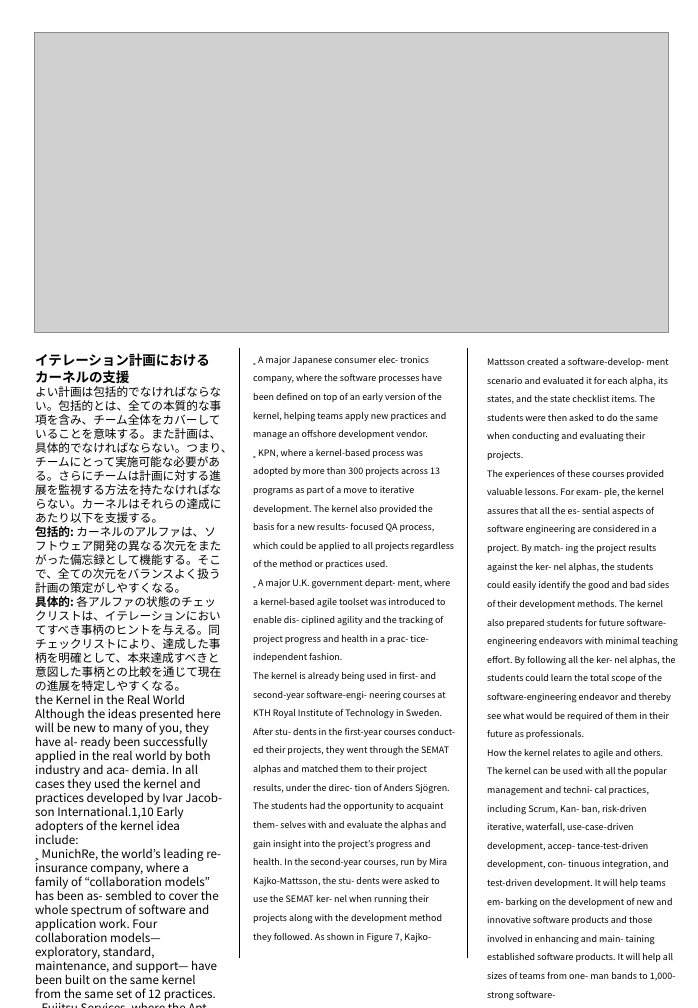
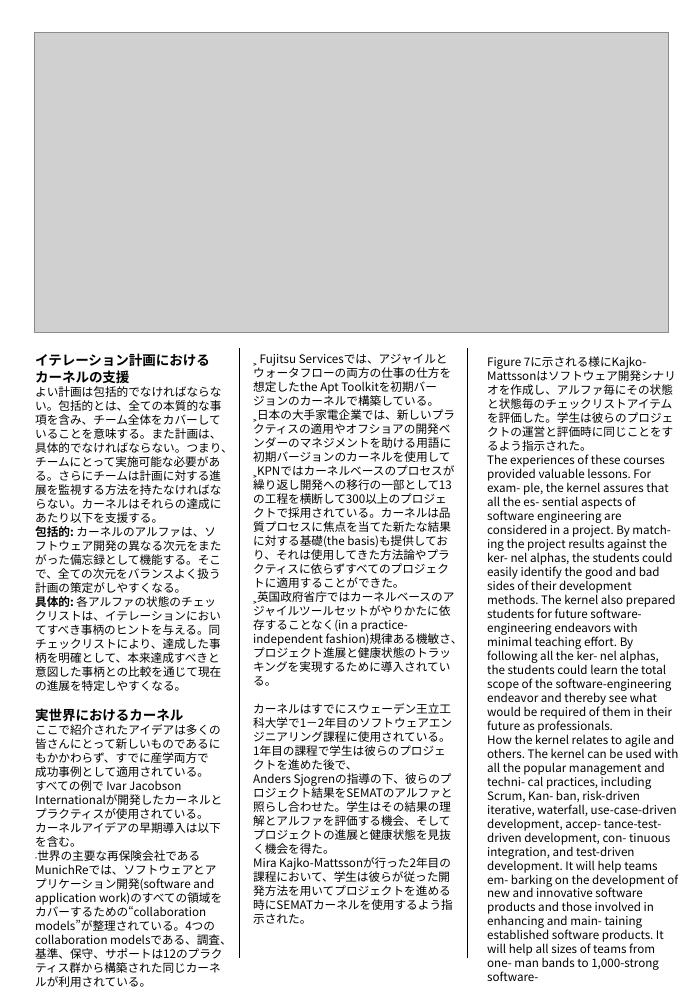
Before and after one commit to kawaguti/semat-j, a slide deck: slide 7 of p42-jacobson_ja/p42-jacobson_ja.pptx. Drawn at 698x1008 pixels with LibreOffice and Linux fonts; fonts in the diff are those of the drawing; grey boxes stand for pictures. Boxes give left, top, right and bottom in pixels: in the first picture for what was removed or moved away, otherwise in the second. Text is boxed around its words. In the diff, an @@ line names an element or a change of style, - is before the commit and + after.

```diff
--- a/p42-jacobson_ja/p42-jacobson_ja.pptx
+++ b/p42-jacobson_ja/p42-jacobson_ja.pptx
@@ text at [253,354,463,924]: text changed; size 12 to 9 pt @@
-˲ A major Japanese consumer elec- tronics company, where the software processes have been defined on top of an early version of the kernel, helping teams apply new practices and manage an offshore development vendor.
-˲ KPN, where a kernel-based process was adopted by more than 300 projects across 13 programs as part of a move to iterative development. The kernel also provided the basis for a new results- focused QA process, which could be applied to all projects regardless of the method or practices used.
-˲ A major U.K. government depart- ment, where a kernel-based agile toolset was introduced to enable dis- ciplined agility and the tracking of project progress and health in a prac- tice-independent fashion.
-The kernel is already being used in first- and second-year software-engi- neering courses at KTH Royal Institute of Technology in Sweden. After stu- dents in the first-year courses conduct- ed their projects, they went through the SEMAT alphas and matched them to their project results, under the direc- tion of Anders Sjögren. The students had the opportunity to acquaint them- selves with and evaluate the alphas and gain insight into the project’s progress and health. In the second-year courses, run by Mira Kajko-Mattsson, the stu- dents were asked to use the SEMAT ker- nel when running their projects along with the development method they followed. As shown in Figure 7, Kajko-
+˲ Fujitsu Servicesでは、アジャイルとウォータフローの両方の仕事の仕方を想定したthe Apt Toolkitを初期バージョンのカーネルで構築している。
+˲日本の大手家電企業では、新しいプラクティスの適用やオフショアの開発ベンダーのマネジメントを助ける用語に初期バージョンのカーネルを使用して
+˲KPNではカーネルベースのプロセスが繰り返し開発への移行の一部として13の工程を横断して300以上のプロジェクトで採用されている。カーネルは品質プロセスに焦点を当てた新たな結果に対する基礎(the basis)も提供しており、それは使用してきた方法論やプラクティスに依らずすべてのプロジェクトに適用することができた。
+˲英国政府省庁ではカーネルベースのアジャイルツールセットがやりかたに依存することなく(in a practice-independent fashion)規律ある機敏さ、プロジェクト進展と健康状態のトラッキングを実現するために導入されている。
+カーネルはすでにスウェーデン王立工科大学で1－2年目のソフトウェアエンジニアリング課程に使用されている。1年目の課程で学生は彼らのプロジェクトを進めた後で、
+Anders Sjogrenの指導の下、彼らのプロジェクト結果をSEMATのアルファと照らし合わせた。学生はその結果の理解とアルファを評価する機会、そしてプロジェクトの進展と健康状態を見抜く機会を得た。
+Mira Kajko-Mattssonが行った2年目の課程において、学生は彼らが従った開発方法を用いてプロジェクトを進める時にSEMATカーネルを使用するよう指示された。
@@ text at [487,356,673,451]: text changed; size 12 to 9 pt @@
-Mattsson created a software-develop- ment scenario and evaluated it for each alpha, its states, and the state checklist items. The students were then asked to do the same when conducting and evaluating their projects.
+Figure 7に示される様にKajko-Mattssonはソフトウェア開発シナリオを作成し、アルファ毎にその状態と状態毎のチェックリストアイテムを評価した。学生は彼らのプロジェクトの運営と評価時に同じことをするよう指示された。
@@ text at [487,454,678,981]: size 12 to 9 pt, now on the baseline in "The experiences of these courses provided valuable ...", "How the kernel relates to agile and ..." @@
@@ text at [35,724,232,987]: text changed @@
-the Kernel in the Real World
-Although the ideas presented here will be new to many of you, they have al- ready been successfully applied in the real world by both industry and aca- demia. In all cases they used the kernel and practices developed by Ivar Jacob- son International.1,10 Early adopters of the kernel idea include:
-˲ MunichRe, the world’s leading re- insurance company, where a family of “collaboration models” has been as- sembled to cover the whole spectrum of software and application work. Four collaboration models—exploratory, standard, maintenance, and support— have been built on the same kernel from the same set of 12 practices.
-˲ Fujitsu Services, where the Apt Toolkit has been built on top of an ear- ly version of the software-engineering kernel, including both agile and water- fall ways of working.1
+実世界におけるカーネル
+ここで紹介されたアイデアは多くの皆さんにとって新しいものであるにもかかわらず、すでに産学両方で
+成功事例として適用されている。
+すべての例で Ivar Jacobson Internationalが開発したカーネルとプラクティスが使用されている。カーネルアイデアの早期導入は以下を含む。
+˲世界の主要な再保険会社であるMunichReでは、ソフトウェアとアプリケーション開発(software and application work)のすべての領域をカバーするための“collaboration models”が整理されている。4つのcollaboration modelsである、調査、基準、保守、サポートは12のプラクティス群から構築された同じカーネルが利用されている。
```
Also in this commit, not shown: 1 other file.
